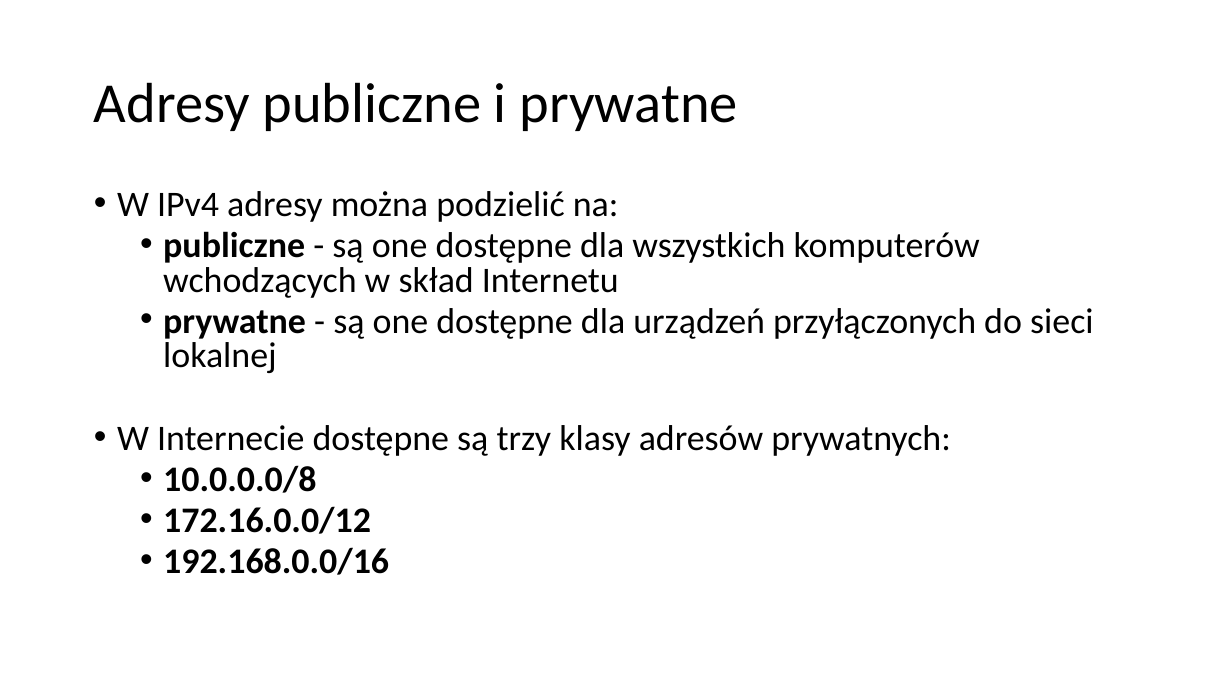
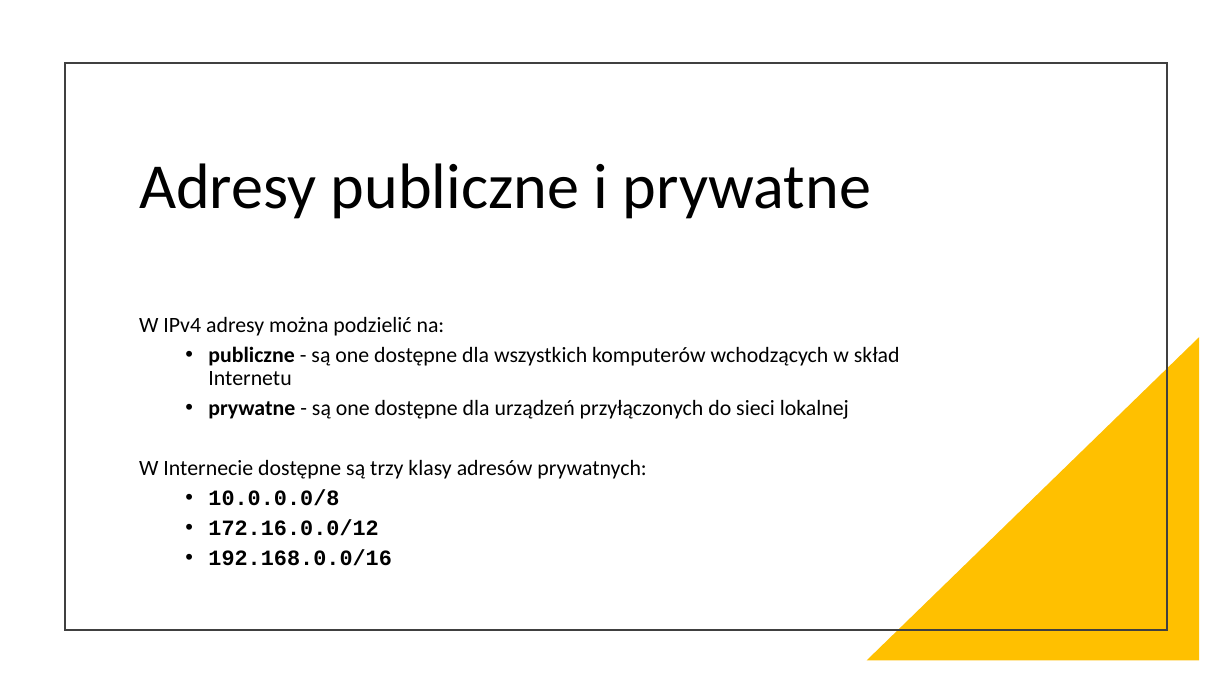
Before and after one commit to blackbat13/cs-lut, a slide deck: slide 9 of Sieci komputerowe/Adresy sieciowe.pptx. Drawn at 1232x693 pixels with LibreOffice and Linux fonts; fonts in the diff are those of the drawing. Boxes give left, top, right and bottom in pixels: in the first picture for what was removed or moved away, otherwise in the second. Text is boxed around its words. In the diff, an @@ line names an element or a change of style, - is before the commit and + after.

```diff
--- a/Sieci komputerowe/Adresy sieciowe.pptx
+++ b/Sieci komputerowe/Adresy sieciowe.pptx
@@ rectangle added at box(65, 63, 1167, 629), outline #404040 1.5 pt @@
@@ title "Adresy publiczne i prywatne": place and size @@
-title "Adresy publiczne i prywatne" at box(94, 82, 738, 131)
+title "Adresy publiczne i prywatne" at box(139, 163, 871, 219)
@@ title "Adresy publiczne i prywatne" at box(139, 163, 871, 219): size 44 to 50 pt @@
@@ text "W IPv4 adresy można podzielić ...": place and size @@
-text "W IPv4 adresy można podzielić ..." at box(117, 191, 1094, 575)
+text "W IPv4 adresy można podzielić ..." at box(139, 317, 900, 566)
@@ text "W IPv4 adresy można podzielić ..." at box(139, 317, 900, 566): size 28 to 17 pt; font Calibri to Courier New in "10.0.0.0/8", "172.16.0.0/12", "192.168.0.0/16"; bullet • to none; line spacing 0.8 to 0.9; more space between paragraphs; vertical alignment top to middle @@
@@ right triangle added at box(867, 337, 1200, 661), fill #FFC000 @@
```
Also in this commit, not shown: 8 other slides changed, 1 slide added, 1 slide removed, 4 other files.
